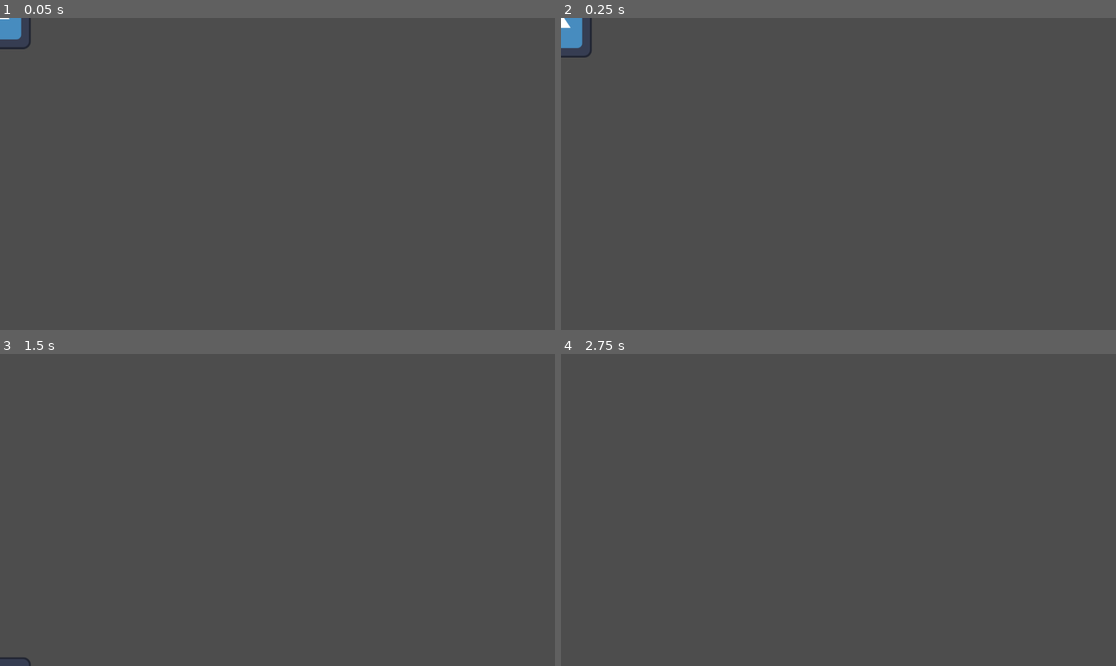
Above: before the commit, frames 1-4 (two rows, left to right).
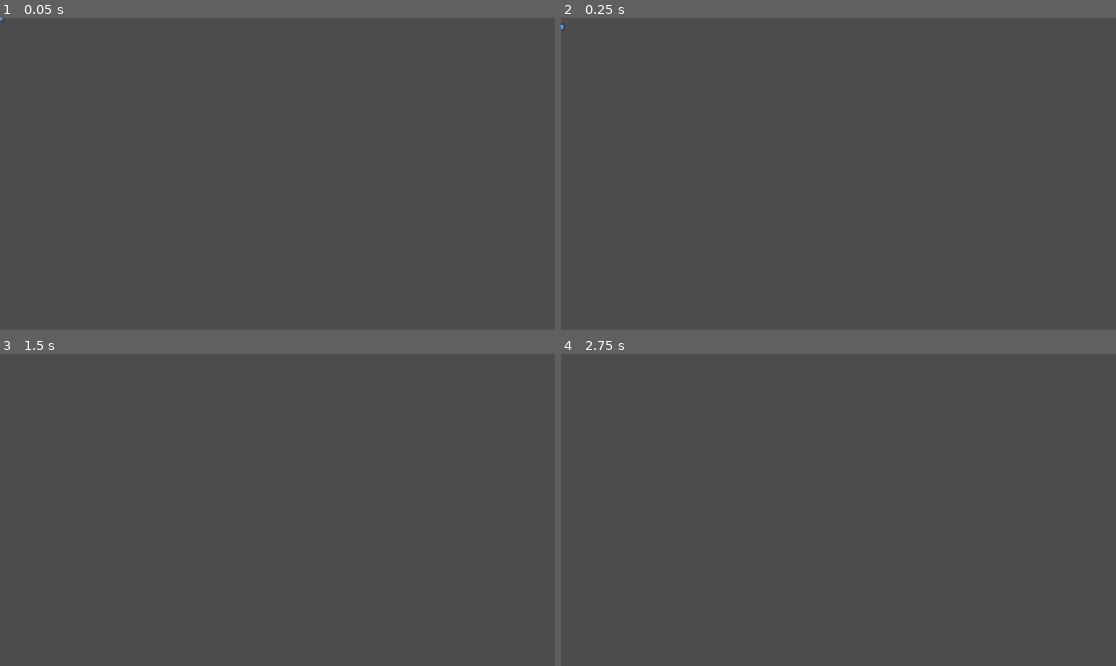
Above: after the commit, the same moments.

Repository: tessapower/ggj-2026
Game: Godot game, scene res://scenes/player/player.tscn
The game is run twice, just before and just after one commit, with the same random seed, the same clock (stepped at 60 frames per second) and the same inputs. The project has no main scene, so this scene is started directly. The engine's default icon, where the game draws it, is replaced by a stand-in: a white triangle on a blue panel in a dark square.
Inputs:
- Up to frame 1 (0.05 s): no input
- Up to frame 2 (0.25 s): no input
- Up to frame 3 (1.5 s): no input
- Up to frame 4 (2.75 s): tap Enter at 2 s

The runs differ from the first frame. In frame 1, 0.3% of the frame differs, in the area x 0-6%, y 0-11%; in frame 2, 0.5%, in the area x 0-6%, y 0-13%; in frame 3, less than 0.1%; in frame 4, nothing differs.

Commit message:
Resizing player on size from Olive.

Diff:
--- a/platformer/scenes/player/player.tscn
+++ b/platformer/scenes/player/player.tscn
@@ -8,7 +8,7 @@
 [ext_resource type="Script" uid="uid://do588qbhxbexg" path="res://scenes/player/falling.gd" id="6_qek5x"]
 
 [sub_resource type="RectangleShape2D" id="RectangleShape2D_lvxji"]
-size = Vector2(128, 128)
+size = Vector2(15, 15)
 
 [node name="Player" type="CharacterBody2D" unique_id=2139937865]
 script = ExtResource("1_dovo2")
@@ -17,6 +17,8 @@
 shape = SubResource("RectangleShape2D_lvxji")
 
 [node name="Sprite2D" type="Sprite2D" parent="." unique_id=1250952821]
+position = Vector2(0, 2.9802322e-08)
+scale = Vector2(0.12500003, 0.11718753)
 texture = ExtResource("2_gmlin")
 
 [node name="StateMachine" type="Node" parent="." unique_id=1475615927 node_paths=PackedStringArray("initial_state")]
